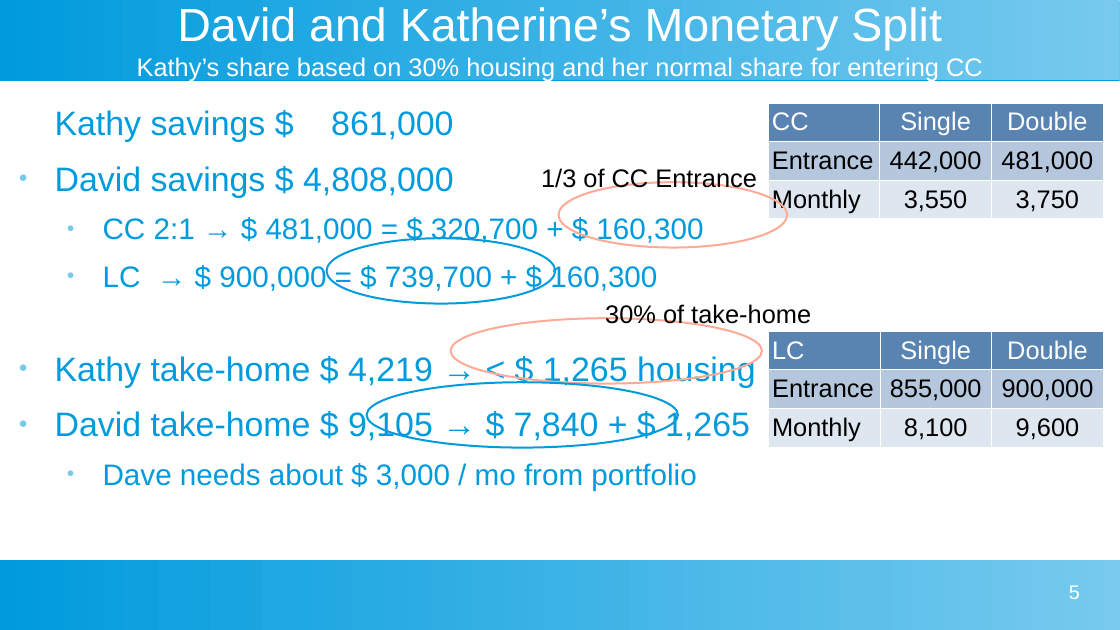
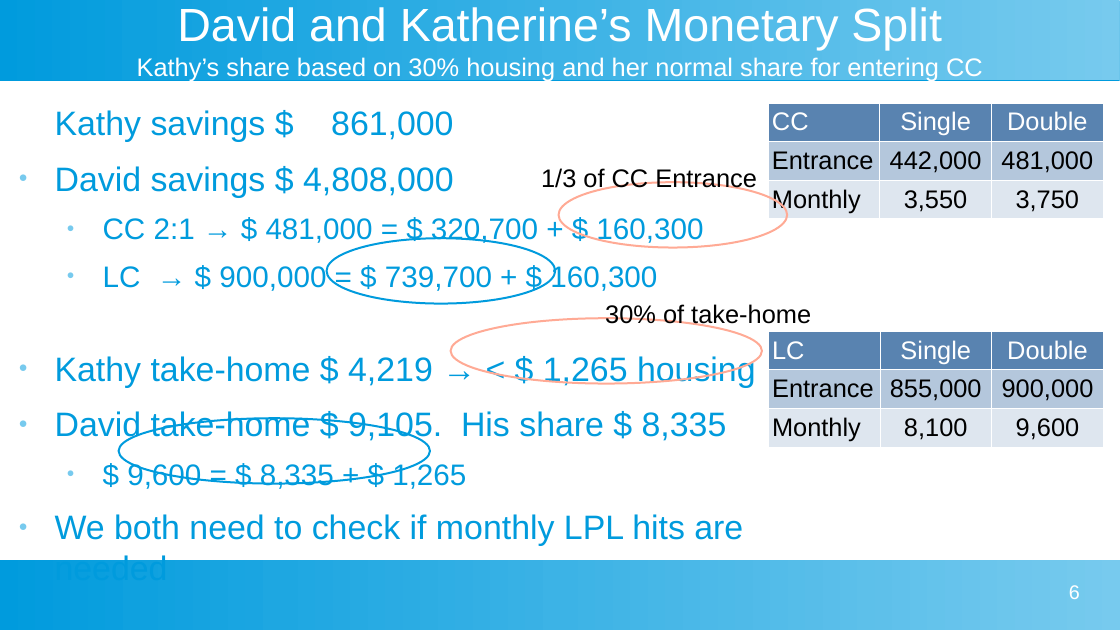
Before and after one commit to davegutz/myLifeSaver, a slide deck: slide 6 of Gutz Evaluation of Taylor Lifecare Advantage.odp (slide 5 before the commit). Drawn at 1120x630 pixels with LibreOffice and Linux fonts; fonts in the diff are those of the drawing. Boxes give left, top, right and bottom in pixels: in the first picture for what was removed or moved away, otherwise in the second. Text is boxed around its words. In the diff, an @@ line names an element or a change of style, - is before the commit and + after.

```diff
--- a/Gutz Evaluation of Taylor Lifecare Advantage.odp
+++ b/Gutz Evaluation of Taylor Lifecare Advantage.odp
@@ text at [55, 411, 743, 560]: text changed; size 21 to 24 pt @@
-● David take-home $ 9,105 → $ 7,840 + $ 1,265
-  ● Dave needs about $ 3,000 / mo from portfolio
+● David take-home $ 9,105. His share $ 8,335
+  ● $ 9,600 = $ 8,335 + $ 1,265
+● We both need to check if monthly LPL hits are needed
@@ ellipse: place and size @@
-ellipse at [367, 382, 678, 447]
+ellipse at [119, 419, 430, 484]
@@ page number at [1069, 585, 1080, 599]: text changed @@
-5
+6
```
Also in this commit, not shown: 2 other slides changed, 1 slide added, 2 other files.
